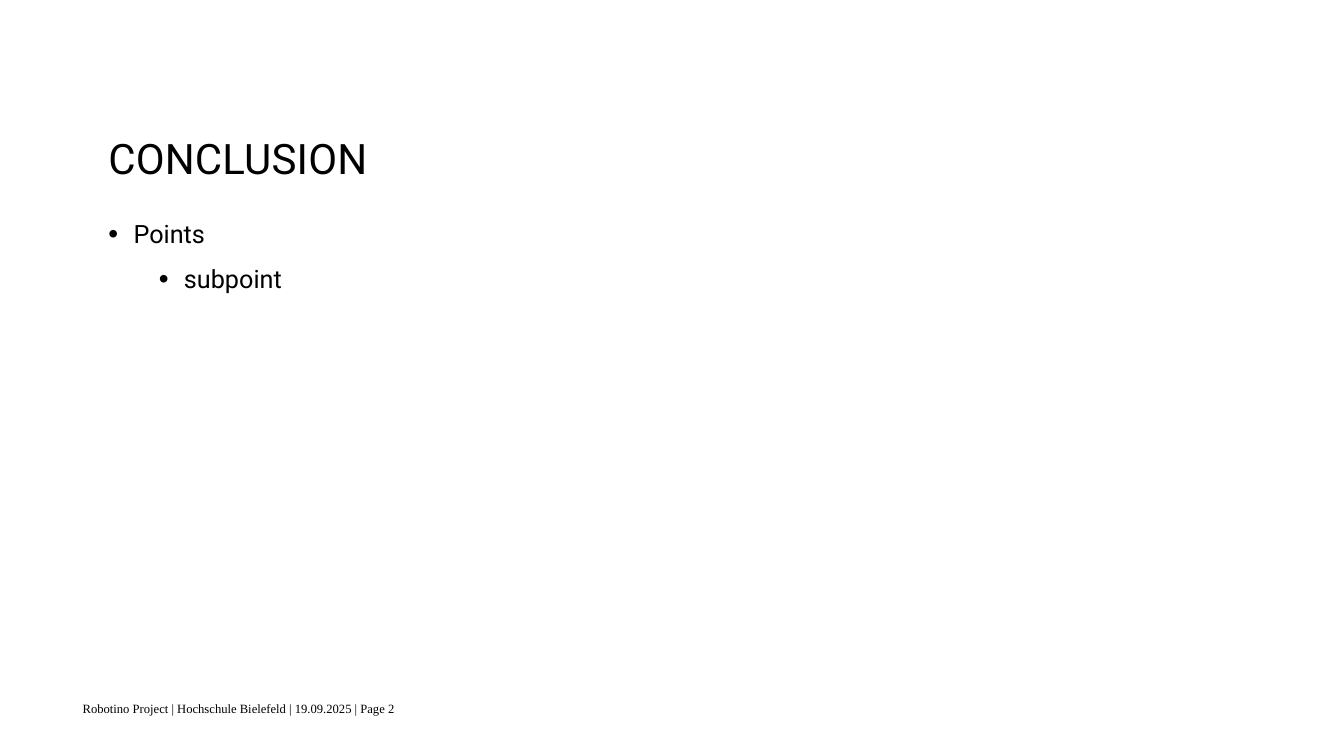
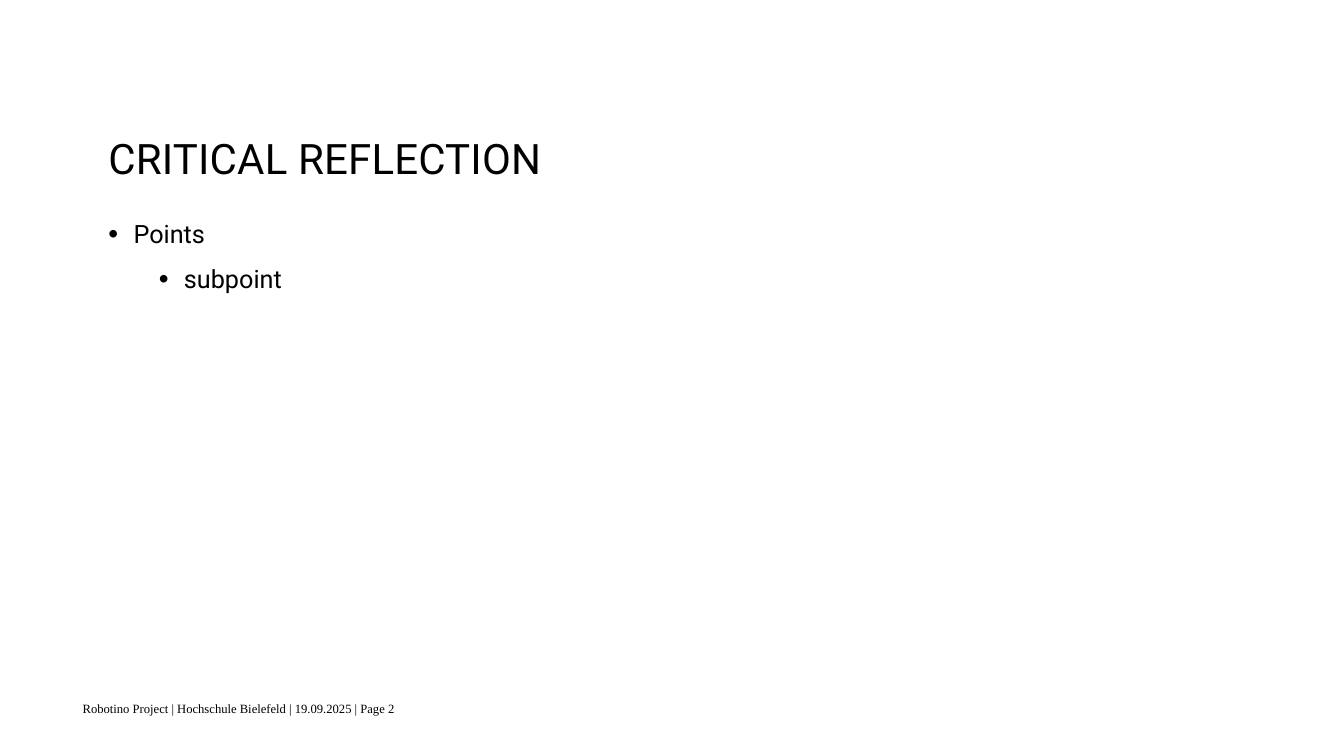
Before and after one commit to surajkarki66/robotino_project, a slide deck: slide 36 of docs/presentation.pptx (slide 33 before the commit). Drawn at 1344x756 pixels with LibreOffice and Linux fonts; fonts in the diff are those of the drawing; background and template pictures are left out. Boxes give left, top, right and bottom in pixels: in the first picture for what was removed or moved away, otherwise in the second. Text is boxed around its words. In the diff, an @@ line names an element or a change of style, - is before the commit and + after.

```diff
--- a/docs/presentation.pptx
+++ b/docs/presentation.pptx
@@ text at box(108, 143, 541, 175): text changed @@
-CONCLUSION
+CRITICAL REFLECTION
```
Also in this commit, not shown: 4 other slides changed, 3 slides added.
